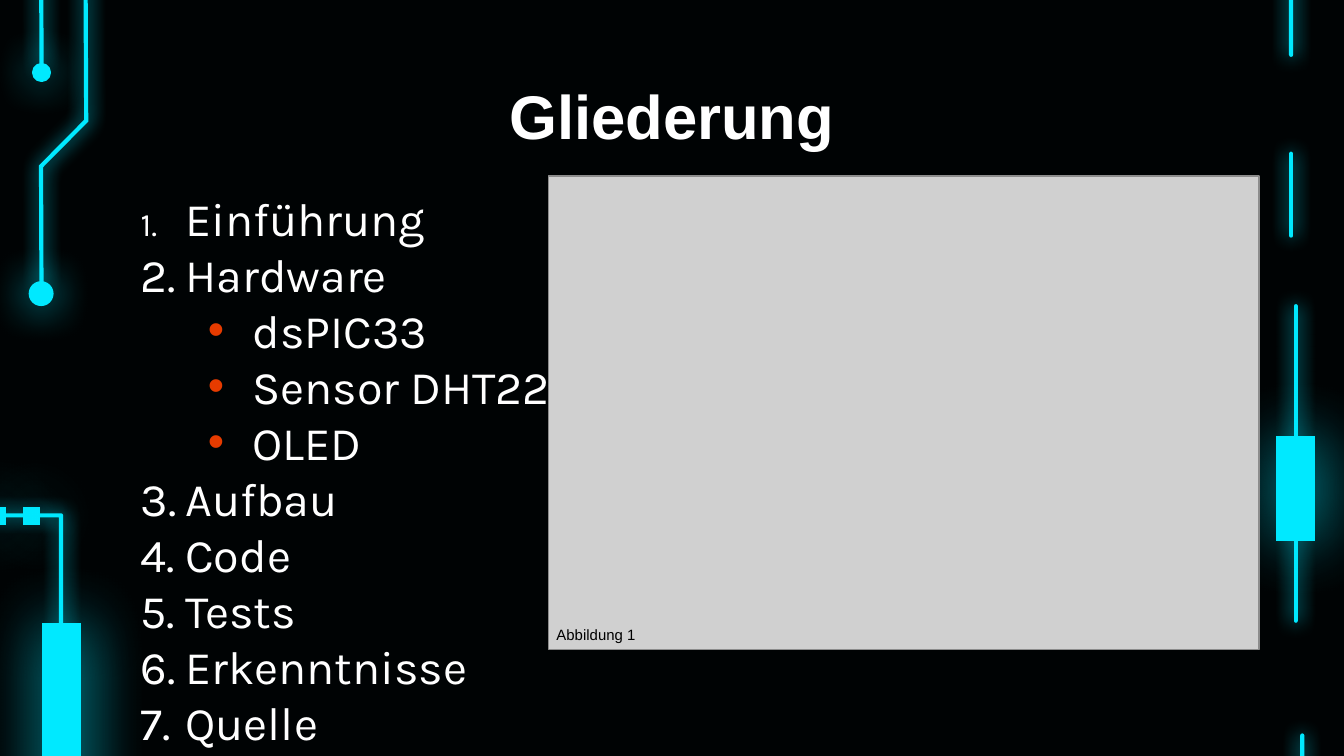
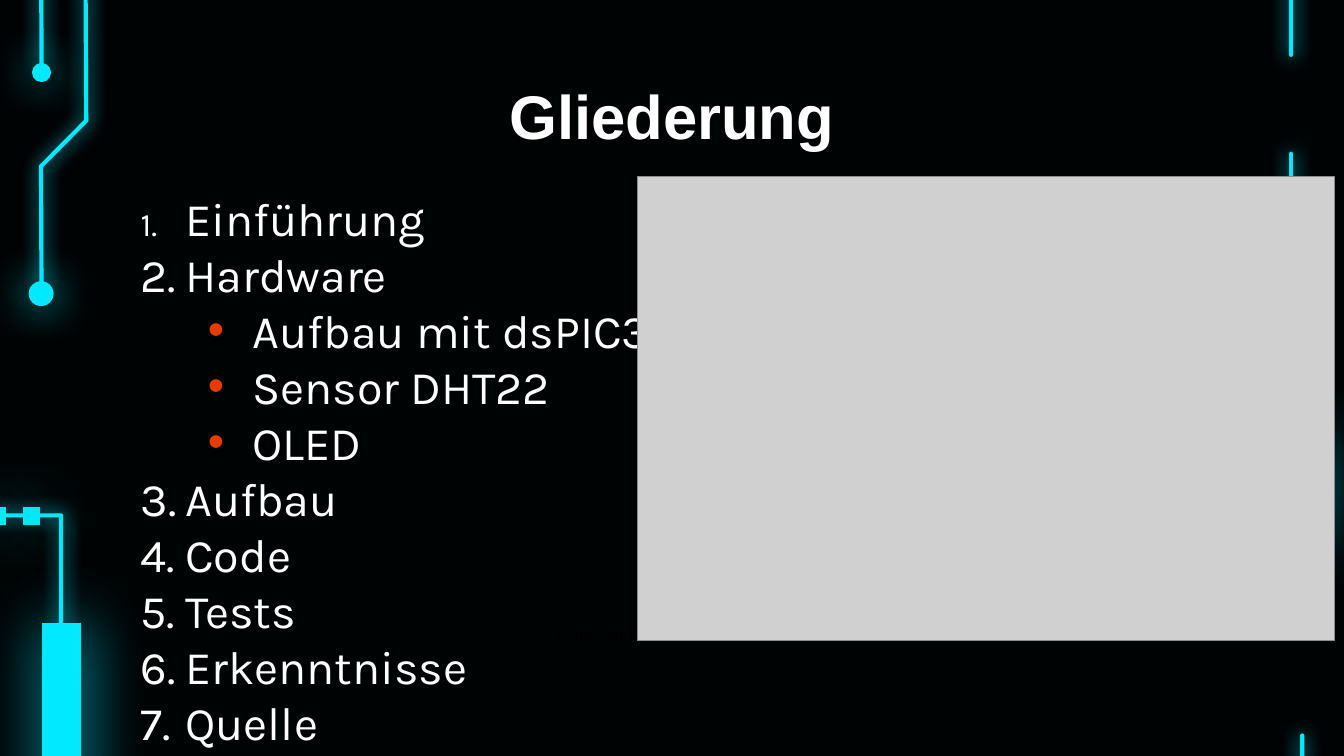
Before and after one commit to bayerju/mikro_loabor, a slide deck: slide 2 of MIC.pptx. Drawn at 1344x756 pixels with LibreOffice and Linux fonts; fonts in the diff are those of the drawing; grey boxes stand for pictures. Boxes give left, top, right and bottom in pixels: in the first picture for what was removed or moved away, otherwise in the second. Text is boxed around its words. In the diff, an @@ line names an element or a change of style, - is before the commit and + after.

Commit message:
Präsentation

```diff
--- a/MIC.pptx
+++ b/MIC.pptx
@@ picture: place and size @@
-picture at [548, 176, 1258, 649]
+picture at [637, 176, 1335, 641]
@@ text at [253, 306, 677, 359]: text changed @@
-  • dsPIC33
+  • Aufbau mit dsPIC33
@@ text removed at [556, 629, 635, 643] @@
-Abbildung 1
```
Also in this commit, not shown: 3 other slides changed, 1 slide added, 1 slide removed.
